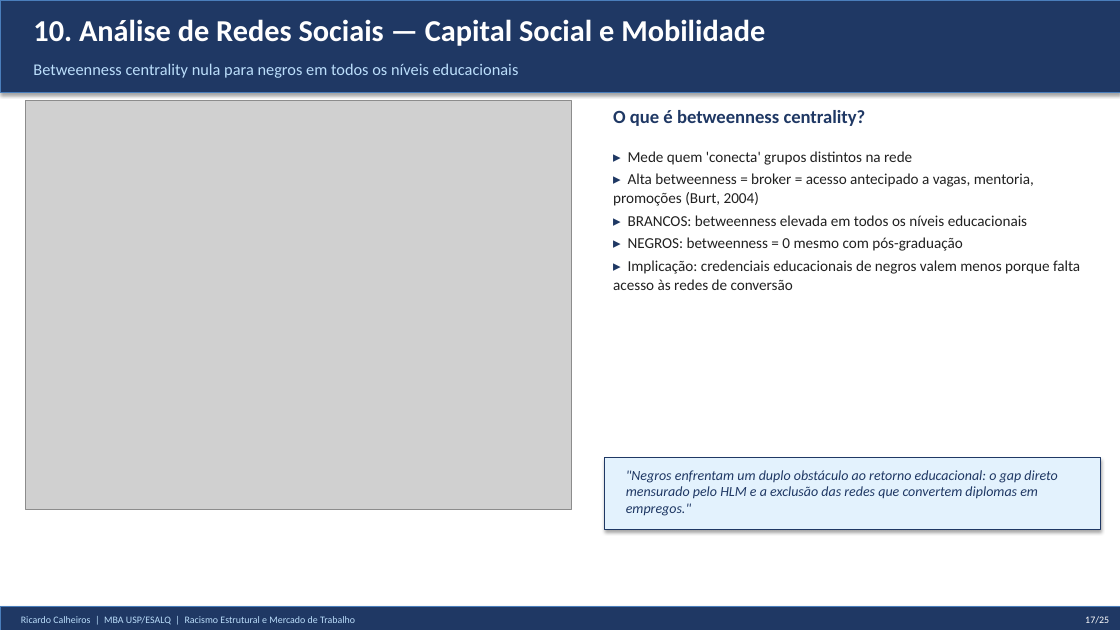
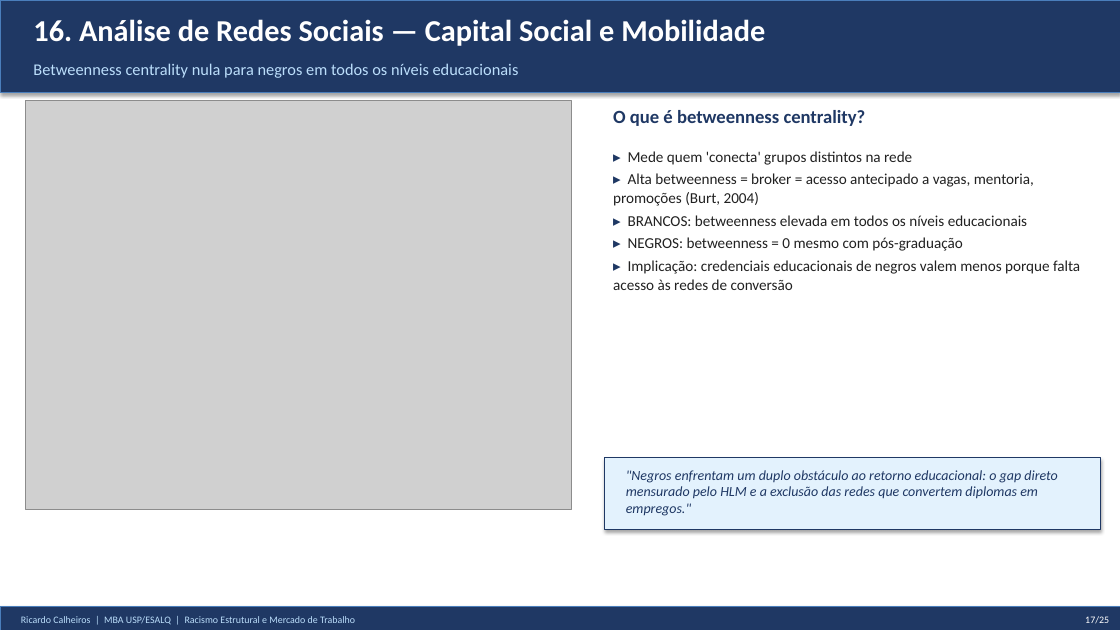
Before and after one commit to rickinrj-ux/ProjetoRacismoPNAD, a slide deck: slide 17 of apresentacao_tcc.pptx. Drawn at 1120x630 pixels with LibreOffice and Linux fonts; fonts in the diff are those of the drawing; grey boxes stand for pictures. Boxes give left, top, right and bottom in pixels: in the first picture for what was removed or moved away, otherwise in the second. Text is boxed around its words. In the diff, an @@ line names an element or a change of style, - is before the commit and + after.

```diff
--- a/apresentacao_tcc.pptx
+++ b/apresentacao_tcc.pptx
@@ text at <box>33,19,765,46</box>: text changed @@
-10. Análise de Redes Sociais — Capital Social e Mobilidade
+16. Análise de Redes Sociais — Capital Social e Mobilidade
```
Also in this commit, not shown: 20 other slides changed, 3 other files.
